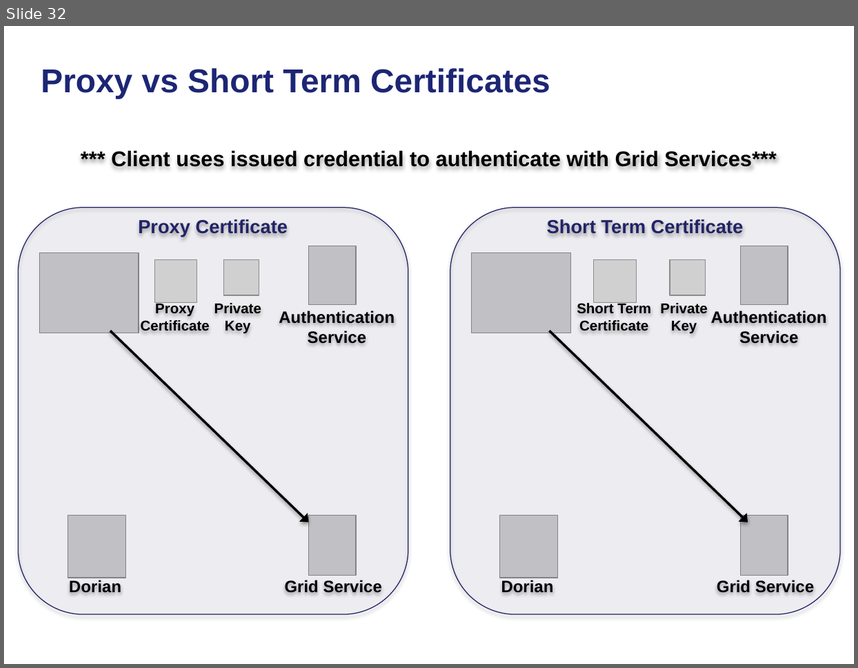
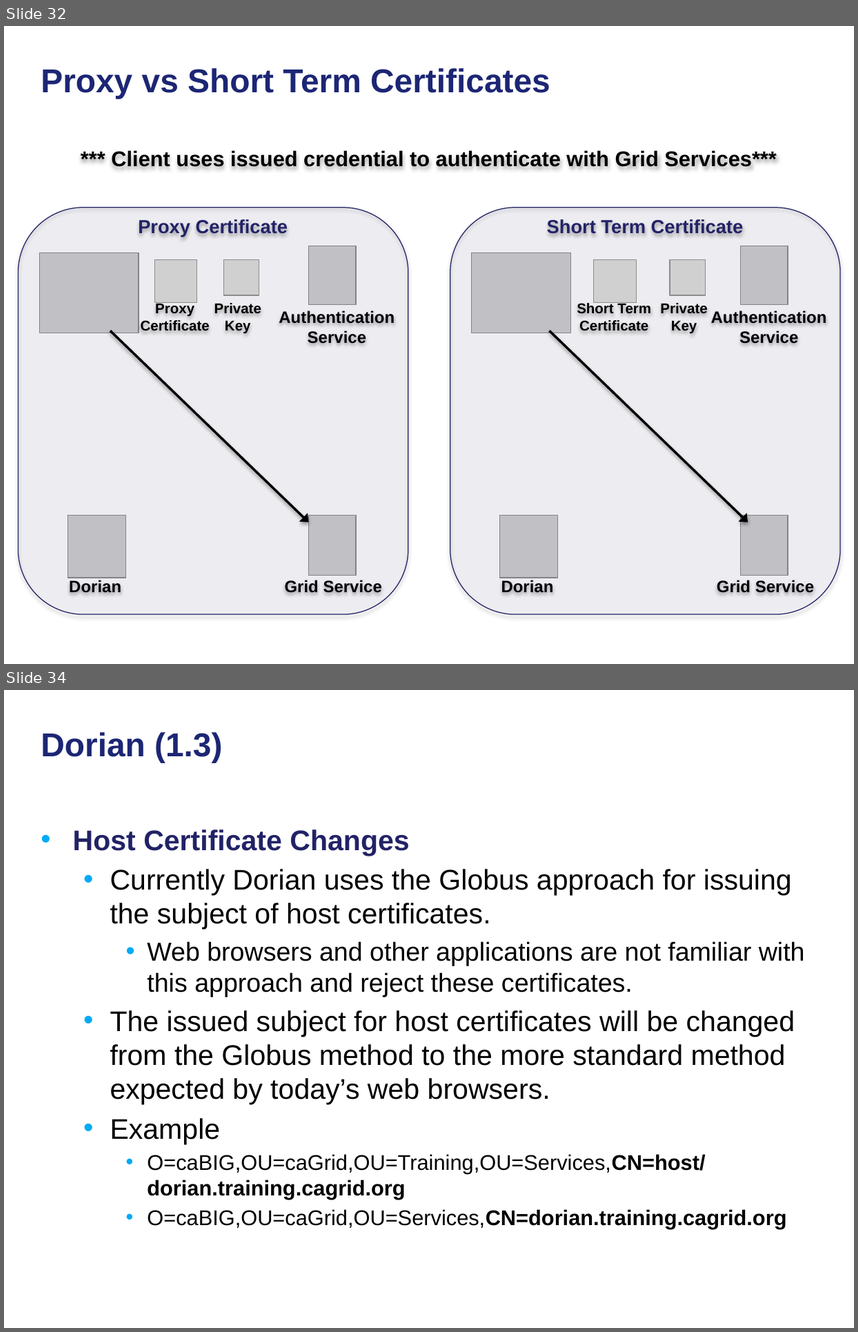
Before and after one commit to NCIP/cagrid-docs, a slide deck: presentations/security/gaards-arch-f2f-oct-2008.pptx. Shown one above the other, each under a label of ours: slide 32 before the commit, slides 32 and 34 after it; the slides between them are not shown. The pictures are 858x668 and 858x1332 pixels, drawn with LibreOffice and Linux fonts; fonts in the diff are those of the drawing; grey boxes stand for pictures; background and template pictures are left out. Boxes give left, top, right and bottom in pixels: in the first picture for what was removed or moved away, otherwise in the second. Text is boxed around its words. In the diff, an @@ line names an element or a change of style, - is before the commit and + after.

```diff
--- a/presentations/security/gaards-arch-f2f-oct-2008.pptx
+++ b/presentations/security/gaards-arch-f2f-oct-2008.pptx
@@ slide 34 added at (x1=4, y1=690, x2=854, y2=1328), background picture (left out) @@
@@ title added at (x1=41, y1=732, x2=222, y2=762), 28 pt, text #1C2674, bold @@
+Dorian (1.3)
@@ text added at (x1=73, y1=829, x2=805, y2=1229), 24 pt, text #000000 @@
+• Host Certificate Changes
+  • Currently Dorian uses the Globus approach for issuing the subject of host certificates.
+    • Web browsers and other applications are not familiar with this approach and reject these certificates.
+  • The issued subject for host certificates will be changed from the Globus method to the more standard method expected by today’s web browsers.
+  • Example
+    • O=caBIG,OU=caGrid,OU=Training,OU=Services,CN=host/dorian.training.cagrid.org
+    • O=caBIG,OU=caGrid,OU=Services,CN=dorian.training.cagrid.org
```
Also in this commit, not shown: 4 slides changed, 4 other slides added.
